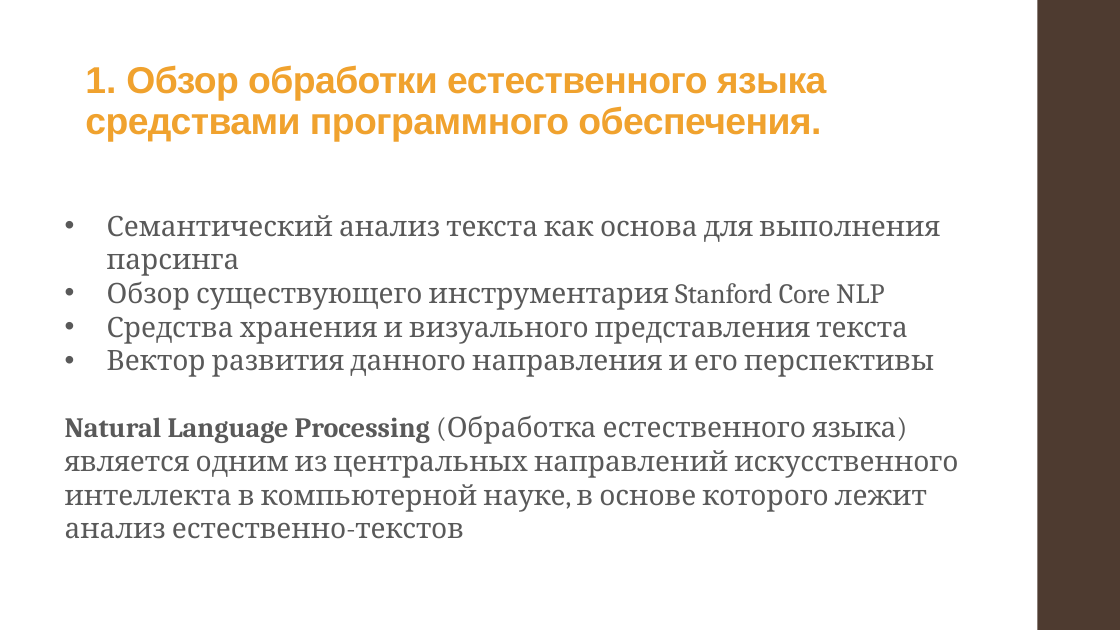
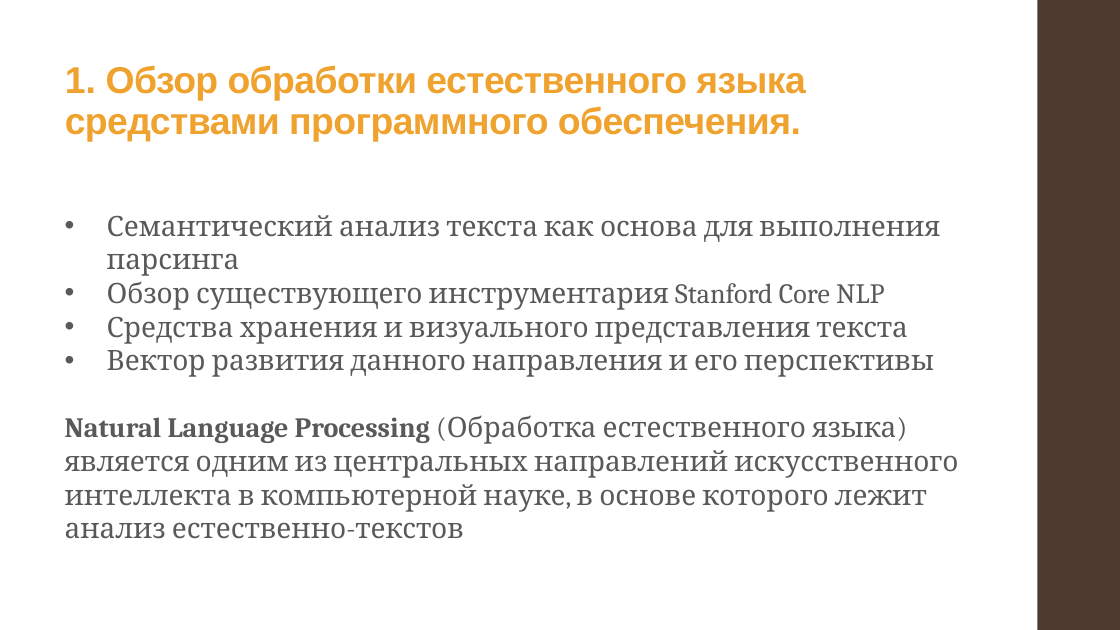
Before and after one commit to alexnodejs/onto-diploma, a slide deck: slide 3 of presentation/Moiseyenko_presentation.pptx. Drawn at 1120x630 pixels with LibreOffice and Linux fonts; fonts in the diff are those of the drawing. Boxes give left, top, right and bottom in pixels: in the first picture for what was removed or moved away, otherwise in the second. Text is boxed around its words. In the diff, an @@ line names an element or a change of style, - is before the commit and + after.

Commit message:
Make changes

```diff
--- a/presentation/Moiseyenko_presentation.pptx
+++ b/presentation/Moiseyenko_presentation.pptx
@@ title "1. Обзор обработки естественного языка ...": place and size @@
-title "1. Обзор обработки естественного языка ..." at (85,65,826,141)
+title "1. Обзор обработки естественного языка ..." at (65,65,805,141)
```
Also in this commit, not shown: 1 other slide changed.
